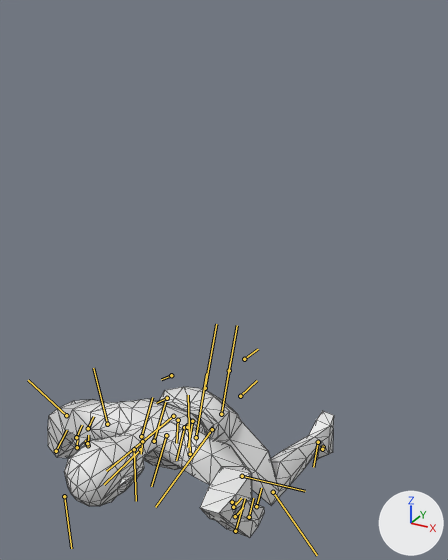
A saved change to the FBX model media/anims_X/normal/TTRP_MANSPREAD.fbx.
Camera for both pictures: a 50 mm camera at (0.676, -1.546, 0.983) aimed at (-0.09, -0.153, 0.286). The axes (+X, +Y, +Z) are drawn at lower right. The lights are the same throughout. Both versions are drawn at frame 1 of the action 'Bip01|CircleAction'; the numbers are the values there. The bones that bend it are drawn over the model as lines. Mesh edges are drawn as thin lines.

Names of what the first picture shows: 'Body_NoDress'.
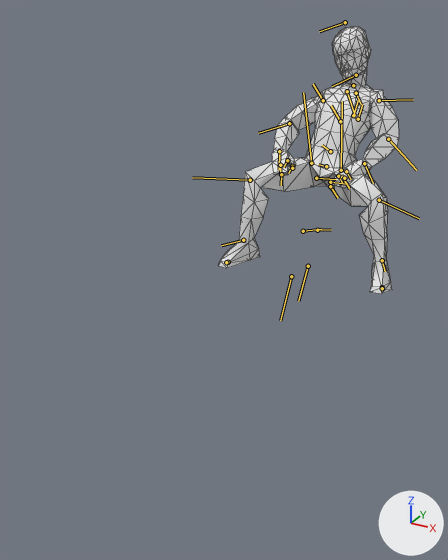
What differs and where, as boxes (x1, y1, x2, y2) in the pictures (448 x 560 px):
'Body_NoDress', posed (37% narrower, 77% taller): before (48, 387, 334, 538); after (218, 26, 399, 294)
bone 'Bip01_Pelvis', root to tip: before (192, 421) to (188, 447); after (326, 166) to (318, 164)
bone 'Bip01_L_Thigh', root to tip: before (212, 429) to (155, 507); after (341, 170) to (342, 101)
bone 'Bip01_L_Foot', root to tip: before (318, 442) to (313, 467); after (382, 260) to (385, 271)
bone 'Bip01_R_Foot', root to tip: before (178, 420) to (176, 443); after (243, 240) to (221, 245)
bone 'Bip01_L_Clavicle', root to tip: before (154, 441) to (165, 402); after (356, 93) to (361, 104)
bone 'Bip01_L_UpperArm', root to tip: before (190, 454) to (188, 395); after (379, 100) to (413, 99)
bone 'Bip01_L_Forearm', root to tip: before (242, 476) to (305, 491); after (388, 139) to (416, 170)
bone 'Bip01_L_Hand', root to tip: before (235, 531) to (245, 498); after (364, 163) to (373, 183)
bone 'Bip01_R_Clavicle', root to tip: before (141, 436) to (152, 397); after (347, 91) to (355, 115)
bone 'Bip01_R_UpperArm', root to tip: before (107, 424) to (93, 368); after (323, 100) to (313, 84)
bone 'Bip01_R_Forearm', root to tip: before (66, 415) to (28, 380); after (289, 123) to (258, 133)
bone 'Bip01_R_Hand', root to tip: before (56, 451) to (67, 430); after (279, 151) to (279, 170)

Patch to the scene script:
```diff
--- a/media/anims_X/normal/TTRP_MANSPREAD.fbx.py
+++ b/media/anims_X/normal/TTRP_MANSPREAD.fbx.py
@@ bone_rig_object @@
 bone_rig_object = bpy.data.objects['Bip01']  # the whole rig 'Bip01'
-bone_rig_object.location = (0.0, 0.0, 0.0)
-bone_rig_object.rotation_euler = (0.0, 0.0, 0.0)  # degrees (0, 0, 0)
+bone_rig_object.location = (0.0, -8.803, 0.0)
+bone_rig_object.rotation_euler = (-1.571, 0.0, 0.0)  # degrees (-90, 0, 0)
@@ bone_bip01_pelvis @@
 bone_bip01_pelvis = bpy.data.objects['Bip01'].pose.bones['Bip01_Pelvis']
-bone_bip01_pelvis.location = (-17.1, 0.4, -3.0)
+bone_bip01_pelvis.location = (-2.7, -45.5, -3.0)
@@ bone_bip01_l_thigh @@
 bone_bip01_l_thigh = bpy.data.objects['Bip01'].pose.bones['Bip01_L_Thigh']  # child of 'Bip01_Spine'
-bone_bip01_l_thigh.rotation_quaternion = (0.834, -0.125, 0.346, 0.411)  # degrees (6, 43, 55)
+bone_bip01_l_thigh.rotation_quaternion = (0.796, -0.224, 0.362, 0.43)  # degrees (-4, 50, 55)
@@ bone_bip01_l_foot @@
 bone_bip01_l_foot = bpy.data.objects['Bip01'].pose.bones['Bip01_L_Foot']  # child of 'Bip01_L_Calf'
-bone_bip01_l_foot.rotation_quaternion = (0.928, 0.355, -0.109, -0.016)  # degrees (43, -11, -6)
+bone_bip01_l_foot.rotation_quaternion = (0.972, 0.22, -0.038, -0.068)  # degrees (26, -3, -9)
@@ bone_bip01_r_foot @@
 bone_bip01_r_foot = bpy.data.objects['Bip01'].pose.bones['Bip01_R_Foot']  # child of 'Bip01_R_Calf'
-bone_bip01_r_foot.rotation_quaternion = (0.947, -0.276, -0.05, -0.155)  # degrees (-31, -10, -16)
+bone_bip01_r_foot.rotation_quaternion = (0.982, -0.095, -0.078, -0.143)  # degrees (-10, -10, -16)
@@ bone_bip01_l_clavicle @@
 bone_bip01_l_clavicle = bpy.data.objects['Bip01'].pose.bones['Bip01_L_Clavicle']  # child of 'Bip01_Neck'
-bone_bip01_l_clavicle.rotation_quaternion = (1.0, 0.0, 0.0, 0.0)  # degrees (0, 0, 0)
+bone_bip01_l_clavicle.rotation_quaternion = (0.998, 0.004, 0.061, 0.011)  # degrees (1, 7, 1)
@@ bone_bip01_l_upperarm @@
 bone_bip01_l_upperarm = bpy.data.objects['Bip01'].pose.bones['Bip01_L_UpperArm']  # child of 'Bip01_L_Clavicle'
-bone_bip01_l_upperarm.rotation_quaternion = (0.977, 0.067, -0.201, 0.031)  # degrees (7, -23, 2)
+bone_bip01_l_upperarm.rotation_quaternion = (0.874, 0.297, 0.325, -0.207)  # degrees (32, 44, -13)
@@ bone_bip01_l_forearm @@
 bone_bip01_l_forearm = bpy.data.objects['Bip01'].pose.bones['Bip01_L_Forearm']  # child of 'Bip01_L_UpperArm'
-bone_bip01_l_forearm.rotation_quaternion = (0.597, -0.453, -0.53, -0.396)  # degrees (-77, -83, 3)
+bone_bip01_l_forearm.rotation_quaternion = (0.928, 0.0, 0.0, -0.372)  # degrees (0, 0, -44)
@@ bone_bip01_l_hand @@
 bone_bip01_l_hand = bpy.data.objects['Bip01'].pose.bones['Bip01_L_Hand']  # child of 'Bip01_L_Forearm'
-bone_bip01_l_hand.location = (-10.7, 16.0, -1.8)
-bone_bip01_l_hand.rotation_quaternion = (0.236, -0.005, 0.153, 0.96)  # degrees (17, 5, 153)
+bone_bip01_l_hand.location = (0.0, 0.0, 0.0)
+bone_bip01_l_hand.rotation_quaternion = (0.816, 0.551, 0.176, -0.026)  # degrees (70, 18, 9)
@@ bone_bip01_r_clavicle @@
 bone_bip01_r_clavicle = bpy.data.objects['Bip01'].pose.bones['Bip01_R_Clavicle']  # child of 'Bip01_Neck'
-bone_bip01_r_clavicle.rotation_quaternion = (1.0, 0.0, 0.0, 0.0)  # degrees (0, 0, 0)
+bone_bip01_r_clavicle.rotation_quaternion = (0.889, 0.365, -0.254, 0.112)  # degrees (44, -32, 1)
@@ bone_bip01_r_upperarm @@
 bone_bip01_r_upperarm = bpy.data.objects['Bip01'].pose.bones['Bip01_R_UpperArm']  # child of 'Bip01_R_Clavicle'
-bone_bip01_r_upperarm.rotation_quaternion = (0.976, -0.13, -0.044, -0.17)  # degrees (-14, -7, -19)
+bone_bip01_r_upperarm.rotation_quaternion = (0.701, -0.71, -0.067, -0.026)  # degrees (-91, -8, 3)
@@ bone_bip01_r_forearm @@
 bone_bip01_r_forearm = bpy.data.objects['Bip01'].pose.bones['Bip01_R_Forearm']  # child of 'Bip01_R_UpperArm'
-bone_bip01_r_forearm.rotation_quaternion = (0.93, 0.0, 0.0, -0.368)  # degrees (0, 0, -43)
+bone_bip01_r_forearm.rotation_quaternion = (0.917, 0.0, 0.0, -0.398)  # degrees (0, 0, -47)
@@ bone_bip01_r_hand @@
 bone_bip01_r_hand = bpy.data.objects['Bip01'].pose.bones['Bip01_R_Hand']  # child of 'Bip01_R_Forearm'
-bone_bip01_r_hand.rotation_quaternion = (0.85, -0.045, 0.002, 0.524)  # degrees (-4, 3, 63)
+bone_bip01_r_hand.rotation_quaternion = (0.917, -0.271, -0.207, -0.209)  # degrees (-28, -30, -18)
```
